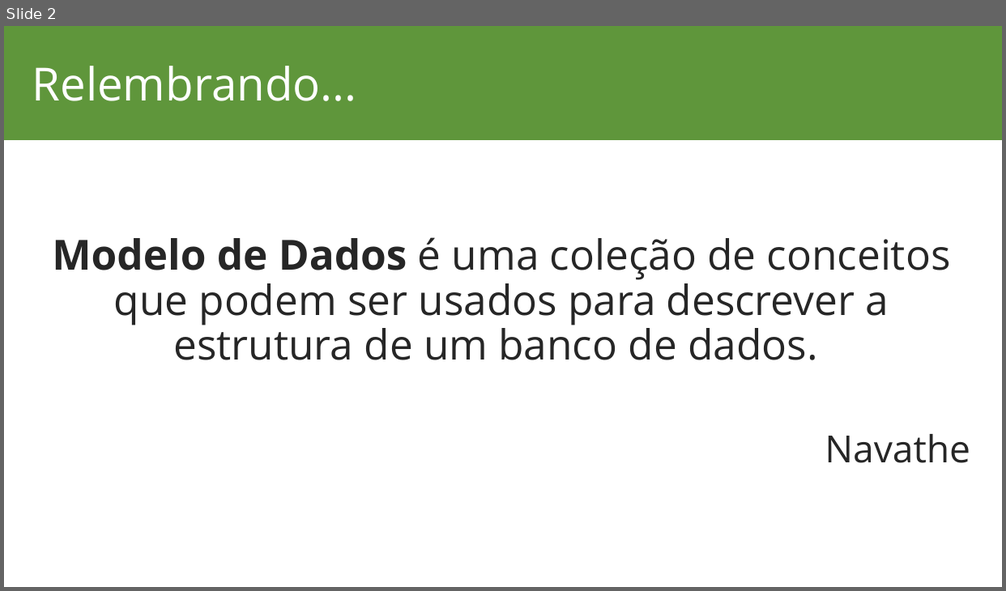
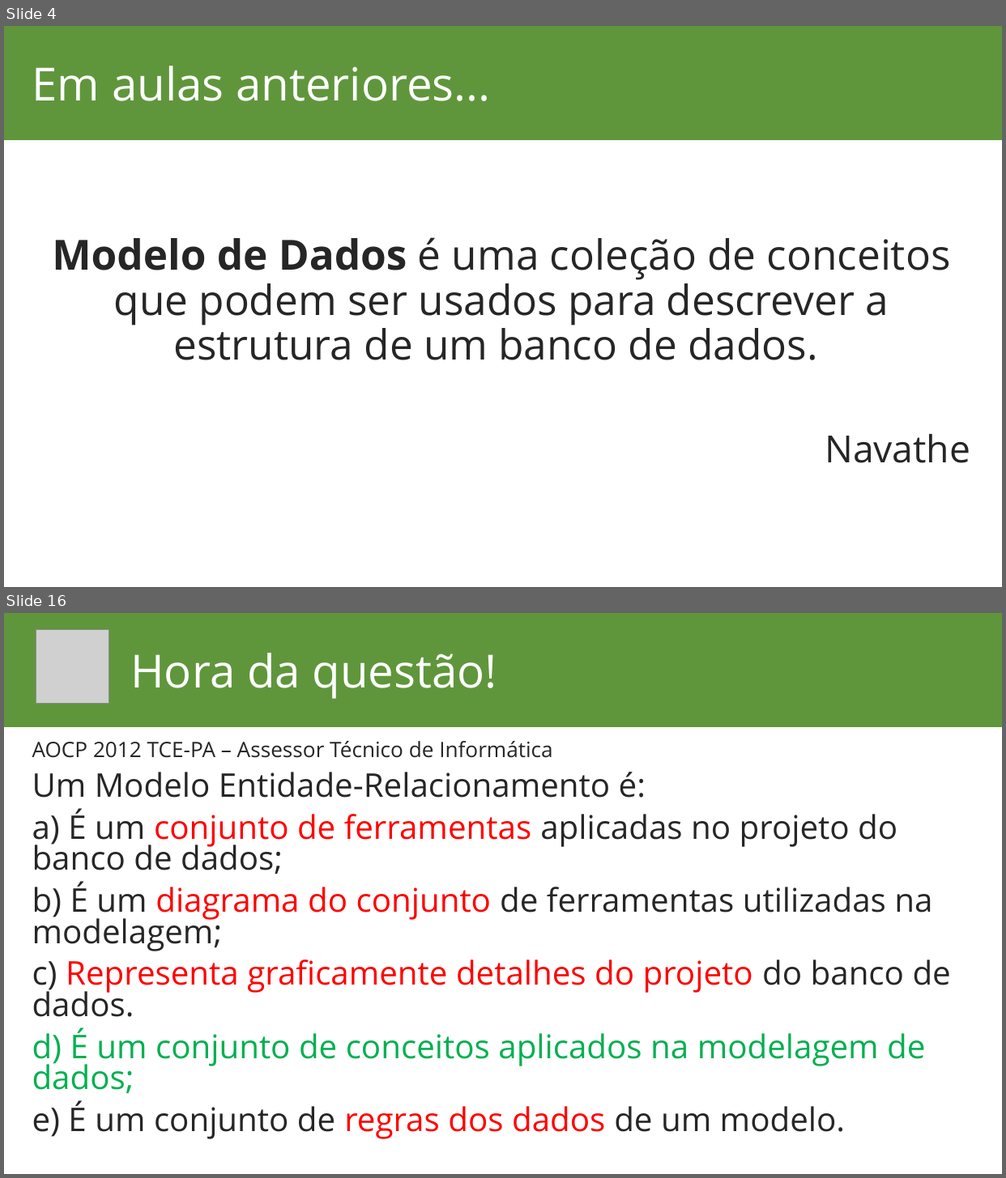
Before and after one commit to lucassoaresaraujo/aulas, a slide deck: Banco de Dados/Banco de Dados.pptx. Shown one above the other, each under a label of ours: slide 2 before the commit, slides 4 and 16 after it; the slides between them are not shown. The pictures are 1006x591 and 1006x1178 pixels, drawn with LibreOffice and Linux fonts; fonts in the diff are those of the drawing; grey boxes stand for pictures; background and template pictures are left out. Boxes give left, top, right and bottom in pixels: in the first picture for what was removed or moved away, otherwise in the second. Text is boxed around its words. In the diff, an @@ line names an element or a change of style, - is before the commit and + after.

Commit message:
Alteracoes aula banco de dados

```diff
--- a/Banco de Dados/Banco de Dados.pptx
+++ b/Banco de Dados/Banco de Dados.pptx
@@ slide 16 added at bbox=[4, 613, 1002, 1174], background #FFFFFF; not listed: 1 template element that a slide beside it also shows @@
@@ picture added at bbox=[36, 629, 109, 703] @@
@@ title added at bbox=[130, 653, 497, 699], 44 pt, text #FFFFFF @@
+Hora da questão!
@@ text added at bbox=[32, 741, 951, 1139], 31.4 pt, text #262626 @@
+AOCP 2012 TCE-PA – Assessor Técnico de Informática
+Um Modelo Entidade-Relacionamento é:
+a) É um conjunto de ferramentas aplicadas no projeto do banco de dados;
+b) É um diagrama do conjunto de ferramentas utilizadas na modelagem;
+c) Representa graficamente detalhes do projeto do banco de dados.
+d) É um conjunto de conceitos aplicados na modelagem de dados;
+e) É um conjunto de regras dos dados de um modelo.
@@ what was slide 2 is now slide 4 @@
@@ slide 4 changed as well @@
@@ title at bbox=[32, 66, 491, 101]: text changed @@
-Relembrando...
+Em aulas anteriores...
```
Also in this commit, not shown: 1 other slide changed, 14 other slides added, 1 slide removed, 8 other files.
